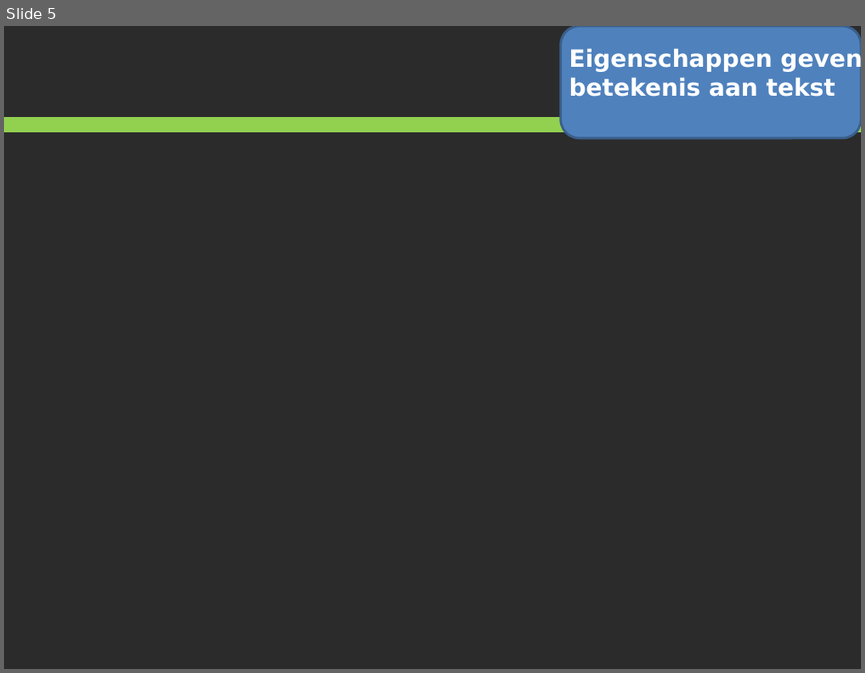
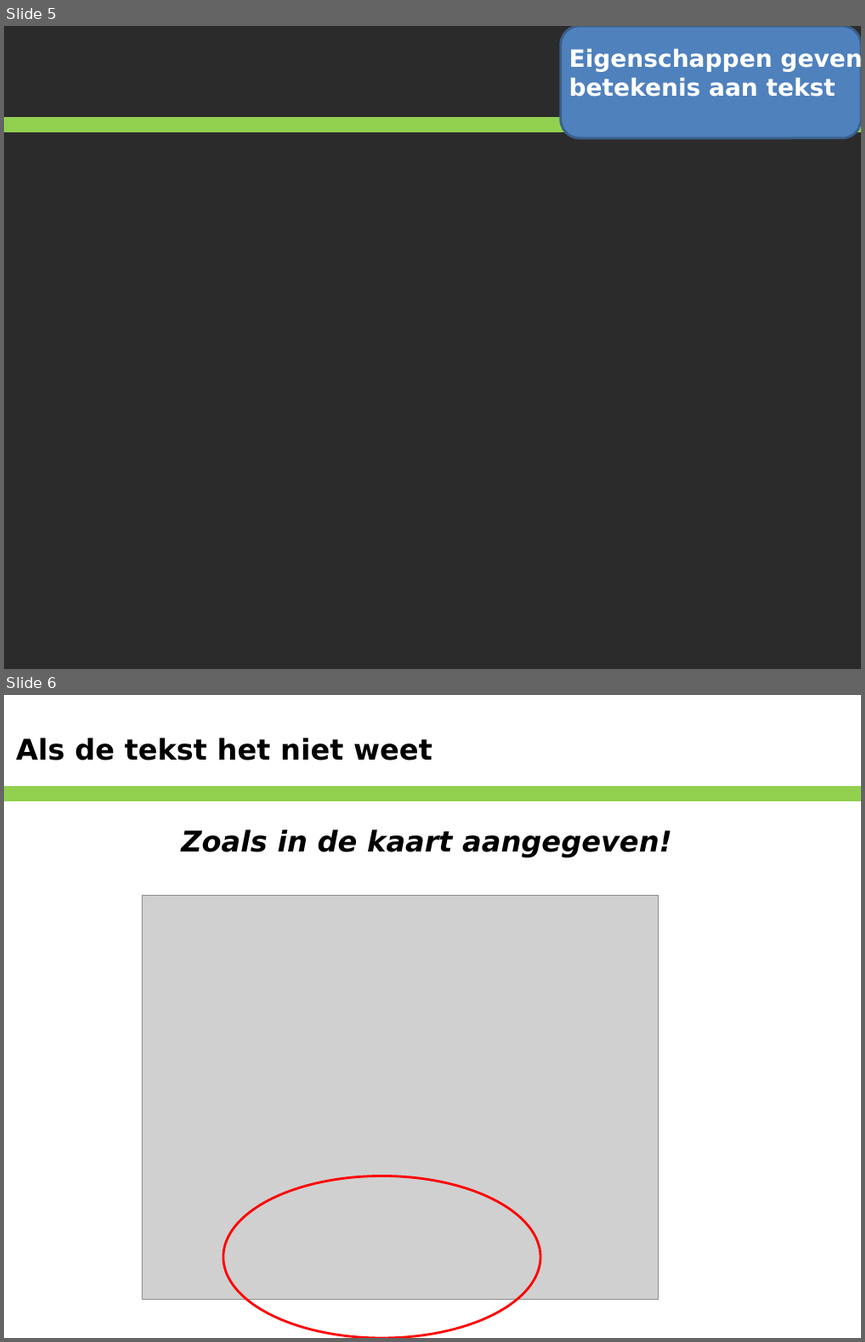
Before and after one commit to Geonovum/IMOR-dev, a slide deck: Modeldocument/IMOD versie05.pptx. Shown one above the other, each under a label of ours: slide 5 before the commit, slides 5 and 6 after it. The pictures are 865x673 and 865x1342 pixels, drawn with LibreOffice and Linux fonts; fonts in the diff are those of the drawing; grey boxes stand for pictures; background and template pictures are left out; a plain dark background stands for a picture behind light text. Boxes give left, top, right and bottom in pixels: in the first picture for what was removed or moved away, otherwise in the second. Text is boxed around its words. In the diff, an @@ line names an element or a change of style, - is before the commit and + after.

```diff
--- a/Modeldocument/IMOD versie05.pptx
+++ b/Modeldocument/IMOD versie05.pptx
@@ slide 6 added at <box>4,695,861,1338</box>, background #FFFFFF; not listed: 1 template element that a slide beside it also shows @@
@@ text added at <box>16,737,432,760</box>, 24 pt, text #000000, bold @@
+Als de tekst het niet weet
@@ title added at <box>181,829,672,857</box>, 24 pt, text #000000, bold, italic @@
+Zoals in de kaart aangegeven!
@@ picture added at <box>142,895,658,1299</box> @@
@@ ellipse added at <box>223,1175,540,1338</box>, outline #FF0000 2 pt @@
```
Also in this commit, not shown: 1 slide changed, 2 other slides added, 5 other files.
